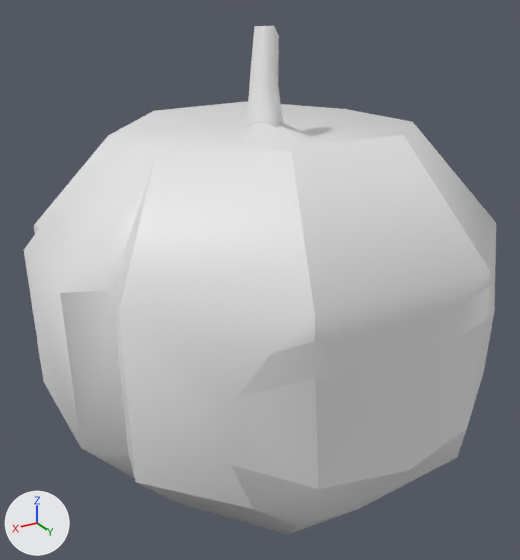
One commit to the glTF model assets/Converted Models/HairStyle/Human Female/Female pumpkin head.glb: the scene before it, then after it.
One viewpoint serves both versions: a 50 mm camera at (0.32, 0.513, 0.346) aimed at (0.008, -0.006, 0.086). The axes (+X, +Y, +Z) are drawn at lower left. The lights are the same throughout. The picture after the commit comes second.

Names of what the first picture shows: '�Ϲ�ͷ01_2'.
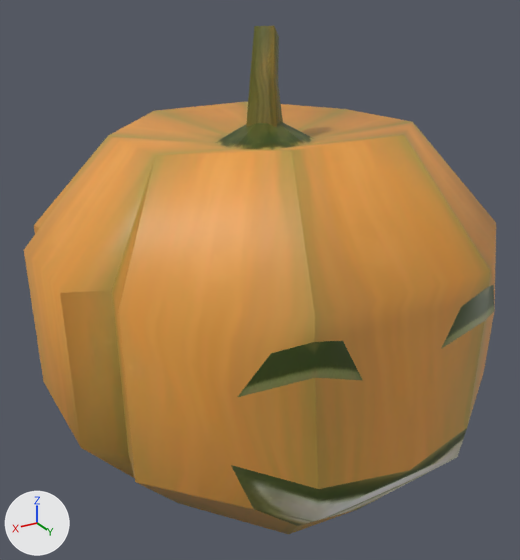
What differs and where, as boxes (x1, y1, x2, y2) in the pictures (520 x 560 px):
'�Ϲ�ͷ01_2', recoloured (white to orange): (24, 26, 496, 534) in both

The edits, one by one:
Picture 'tex_3007538488639003200' (img_tex_3007538488639003200) is new.
Material '南瓜头01_2_mat' (mat_南瓜头01_2_mat) is new.
Its texture is img_tex_3007538488639003200.
me_σ_ͷ01_2 has 100 vertices, 190 faces and spans x -0.201..0.201, y -0.21..0.192, z -0.101..0.305.
me_σ_ͷ01_2 gains material mat_南瓜头01_2_mat (picture img_tex_3007538488639003200).
